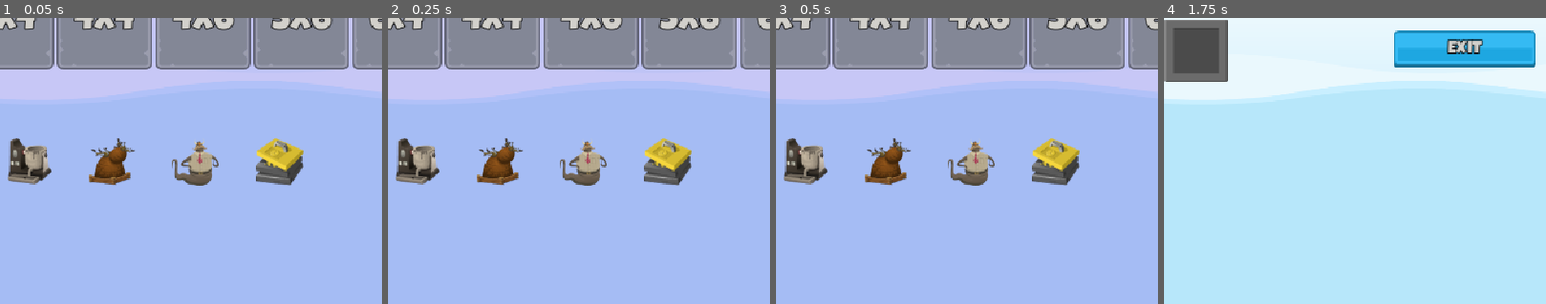
Above: before the commit, frames 1-4 (left to right).
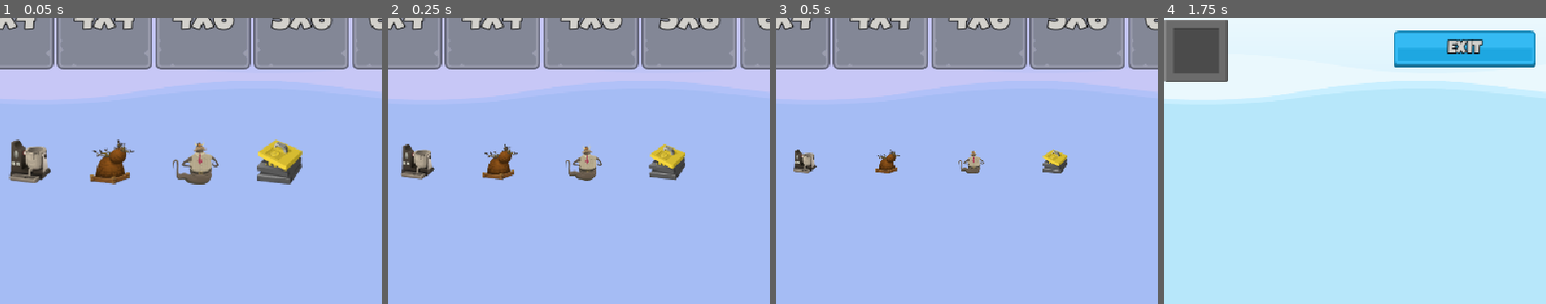
Above: after the commit, the same moments.

Repository: LHO-Developments/Godot-Projects
Game: Godot game, scene res://Scenes/Master/Master.tscn
The game is run twice, just before and just after one commit, with the same random seed, the same clock (stepped at 60 frames per second) and the same inputs.
Inputs (mouse positions are % of the whole screen's width and height, from its top left):
- Up to frame 1 (0.05 s): no input
- Up to frame 2 (0.25 s): no input
- Up to frame 3 (0.5 s): no input
- Up to frame 4 (1.75 s): click "2x2" at 0.5 s; click (25, 44) at 1.25 s
The pictures show only the part of the screen within x 30-80%, y 50-100%; the shares and areas given below are measured in that part.

The runs differ from the first frame. In frame 1, 1.5% of the frame differs, in the area x 2-80%, y 42-59%; in frame 2, 3.6%; in frame 3, 4.6%; in frame 4, nothing differs.

Commit message:
Add animation to front sprite

Diff:
--- a/Memory Madness/memory-madness/Scenes/FrontSprite/FrontSprite.gd
+++ b/Memory Madness/memory-madness/Scenes/FrontSprite/FrontSprite.gd
@@ -1,6 +1,39 @@
 extends TextureRect
-
 
 # Called when the node enters the scene tree for the first time.
 func _ready() -> void:
+	set_randon_item_image();
+	run_me();
+
+func set_randon_item_image() -> void:
 	texture = ImageManager.get_random_item_image();
+
+func get_random_spin_time() -> float:
+	return randf_range(1.0,2.0);
+
+func get_random_rotation_time() -> float:
+	return deg_to_rad(randf_range(-360.0,360.0));
+
+func run_me() -> void:
+	var tween: Tween = create_tween();
+	tween.tween_property(
+		self,
+		"scale",
+		Vector2(0.05,0.05),
+		1.0
+	);
+	tween.tween_callback(set_randon_item_image);
+	tween.tween_property(
+		self,
+		"scale",
+		Vector2(1,1),
+		1.0
+	);
+	tween.tween_property(
+		self,
+		"rotation",
+		get_random_rotation_time(),
+		get_random_spin_time(),
+	);
+	tween.tween_interval(0.05);
+	tween.tween_callback(run_me);
--- a/Memory Madness/memory-madness/Scenes/FrontSprite/FrontSprite.tscn
+++ b/Memory Madness/memory-madness/Scenes/FrontSprite/FrontSprite.tscn
@@ -6,5 +6,6 @@
 [node name="FrontSprite" type="TextureRect" unique_id=1107891263]
 offset_right = 40.0
 offset_bottom = 40.0
+pivot_offset_ratio = Vector2(0.5, 0.5)
 texture = ExtResource("1_dw5qn")
 script = ExtResource("2_g3sii")
